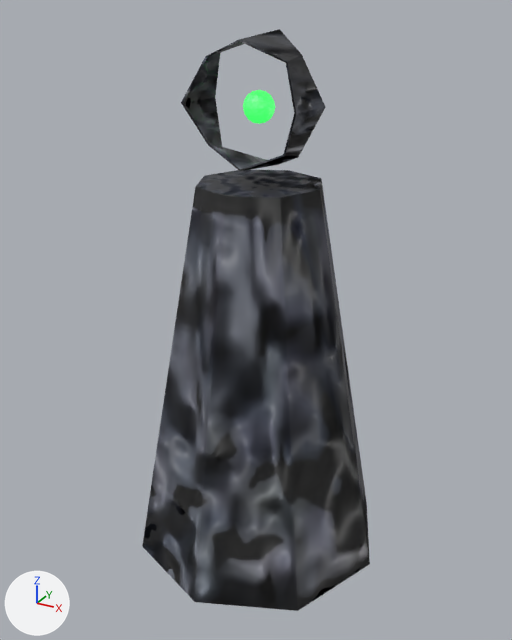
Two versions of the glTF model 箱庭/Asset/Models/Terrains/Gimmick/RayserLight/Turret/Turret.gltf, one commit apart.
One viewpoint serves both versions: a camera (50 mm lens) standing at (0.702, -1.293, 1.222) and looking at (-0.004, -0.009, 0.579). Lighting does not change. The marker at lower left points along +X, +Y and +Z. Where no turn or scale is listed for an object, it has been applied to the vertices.

Names of what the first picture shows: '円', '円錐', '球'.
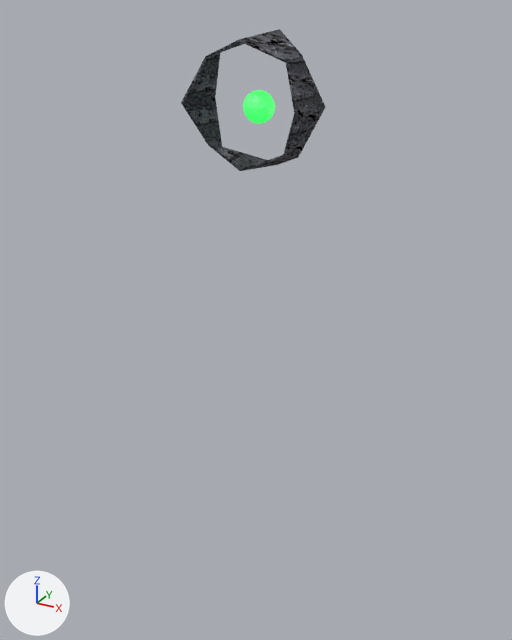
The newer file is also rescaled (x2.367), turned or shifted as a whole; pictures and numbers use the older file's frame.

The change, as a diff of the scene's bpy script:
```diff
--- a/箱庭/Asset/Models/Terrains/Gimmick/RayserLight/Turret/Turret.gltf.py
+++ b/箱庭/Asset/Models/Terrains/Gimmick/RayserLight/Turret/Turret.gltf.py
@@ ob_円錐 @@
-ob_円錐 = bpy.data.objects.new('円錐', me_円錐)
-ob_円錐.location = (0.0, 0.0, 1.002)
```

Changed parts and their boxes (x1, y1, x2, y2) in the pictures (512 x 640 px):
'円錐', deleted: before (142, 170, 370, 611)
